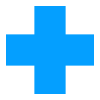
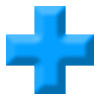
Comparing the layer stacks of the two w=100, h=100 images. Changes:
pixels changed over [6, 6, 94, 94] (layer not identified)
